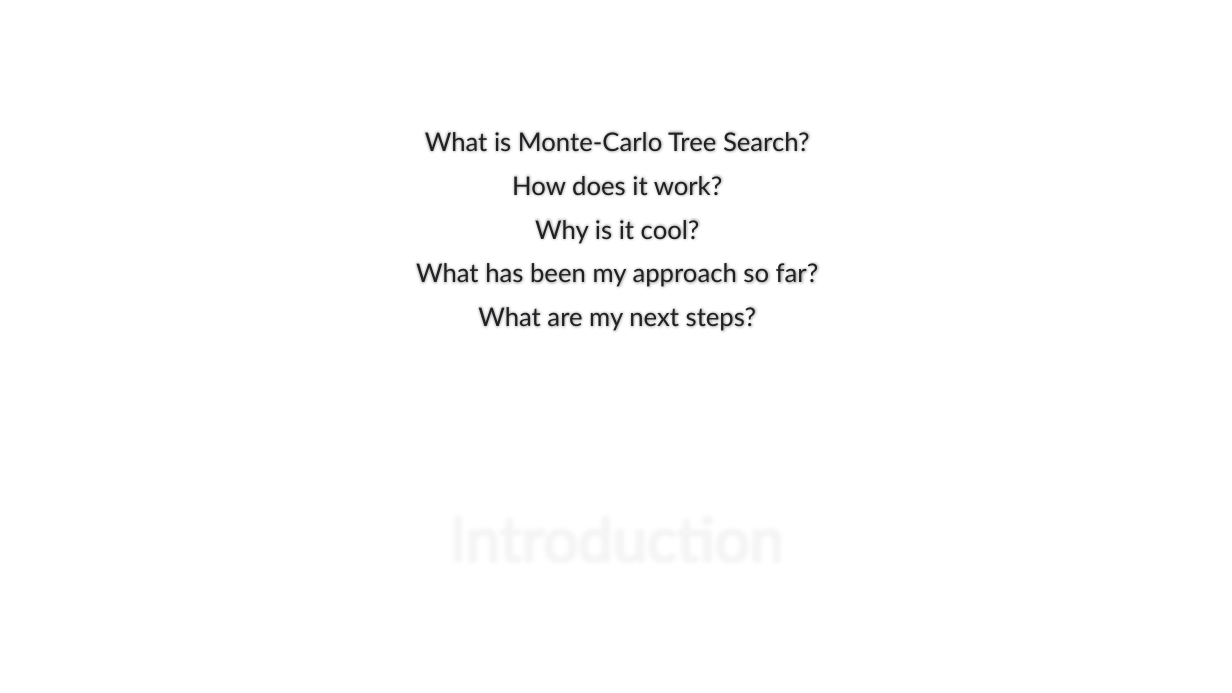
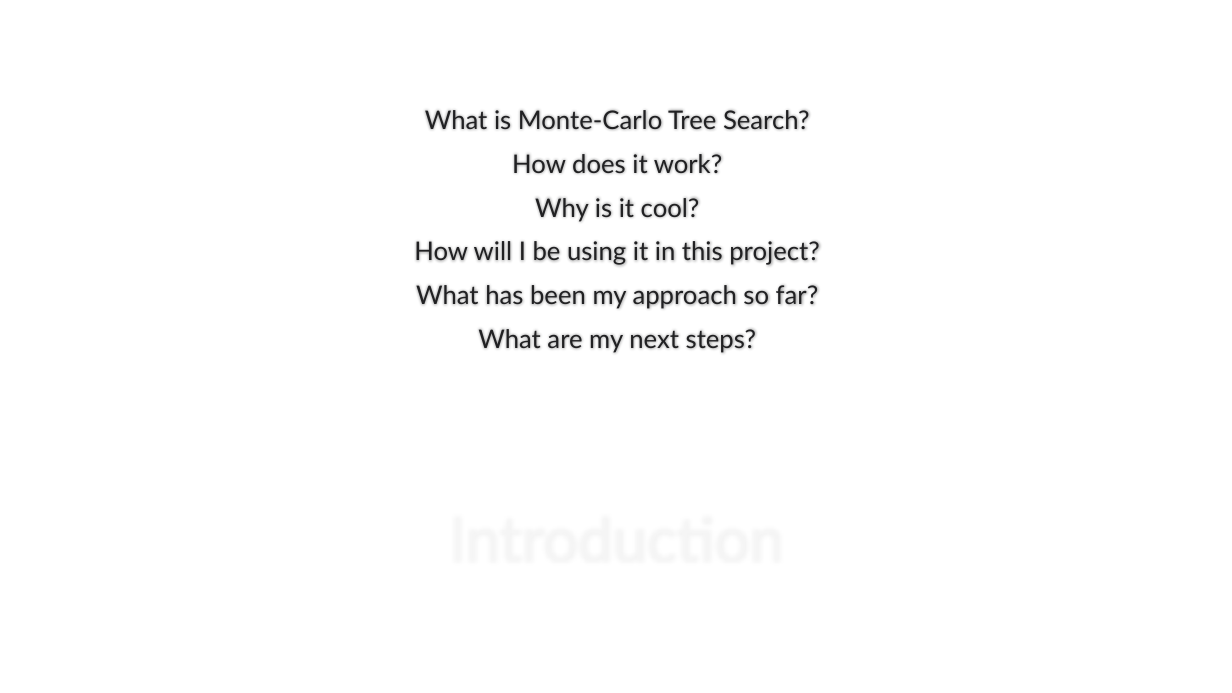
Before and after one commit to DanciuA004/Year3Project, a slide deck: slide 2 of documents/Interim Presentation.pptx. Drawn at 1232x693 pixels with LibreOffice and Linux fonts; fonts in the diff are those of the drawing; background and template pictures are left out. Boxes give left, top, right and bottom in pixels: in the first picture for what was removed or moved away, otherwise in the second. Text is boxed around its words. In the diff, an @@ line names an element or a change of style, - is before the commit and + after.

```diff
--- a/documents/Interim Presentation.pptx
+++ b/documents/Interim Presentation.pptx
@@ text at [414,241,819,265]: paragraph added @@
+How will I be using it in this project?
```
Also in this commit, not shown: 3 other slides changed, 3 slides added, 2 slides removed.
